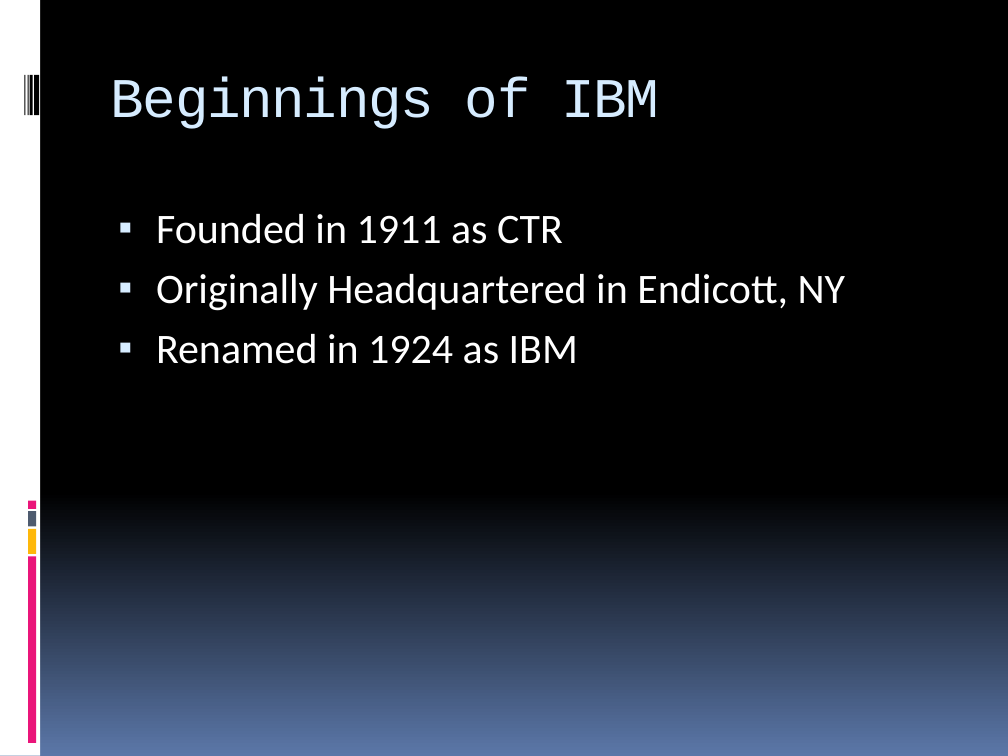
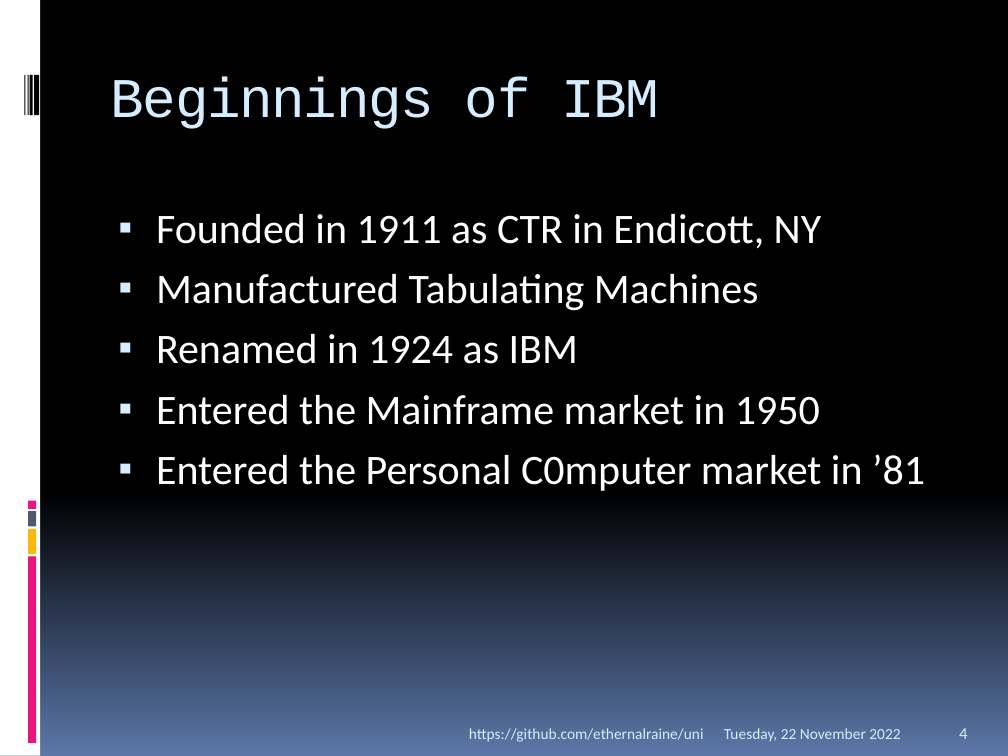
Before and after one commit to EthernalRaine/uni, a slide deck: slide 4 of presentations/IBM/Zero Downtime.pptx. Drawn at 1008x756 pixels with LibreOffice and Linux fonts; fonts in the diff are those of the drawing. Boxes give left, top, right and bottom in pixels: in the first picture for what was removed or moved away, otherwise in the second. Text is boxed around its words. In the diff, an @@ line names an element or a change of style, - is before the commit and + after.

```diff
--- a/presentations/IBM/Zero Downtime.pptx
+++ b/presentations/IBM/Zero Downtime.pptx
@@ text at (156, 214, 822, 311): text changed @@
-▪ Founded in 1911 as CTR
-▪ Originally Headquartered in Endicott, NY
+▪ Founded in 1911 as CTR in Endicott, NY
+▪ Manufactured Tabulating Machines
@@ text at (156, 395, 925, 491): paragraphs added @@
+▪ Entered the Mainframe market in 1950
+▪ Entered the Personal C0mputer market in ’81
@@ text added at (469, 728, 704, 742), 11 pt, text #D6ECFF @@
+https://github.com/ethernalraine/uni
@@ text added at (724, 728, 900, 742), 11 pt, text #D6ECFF @@
+Tuesday, 22 November 2022
@@ page number added at (959, 728, 967, 739), 12 pt, text #D6ECFF @@
+4
```
Also in this commit, not shown: 3 other slides changed, 14 slides added, 2 other files.
